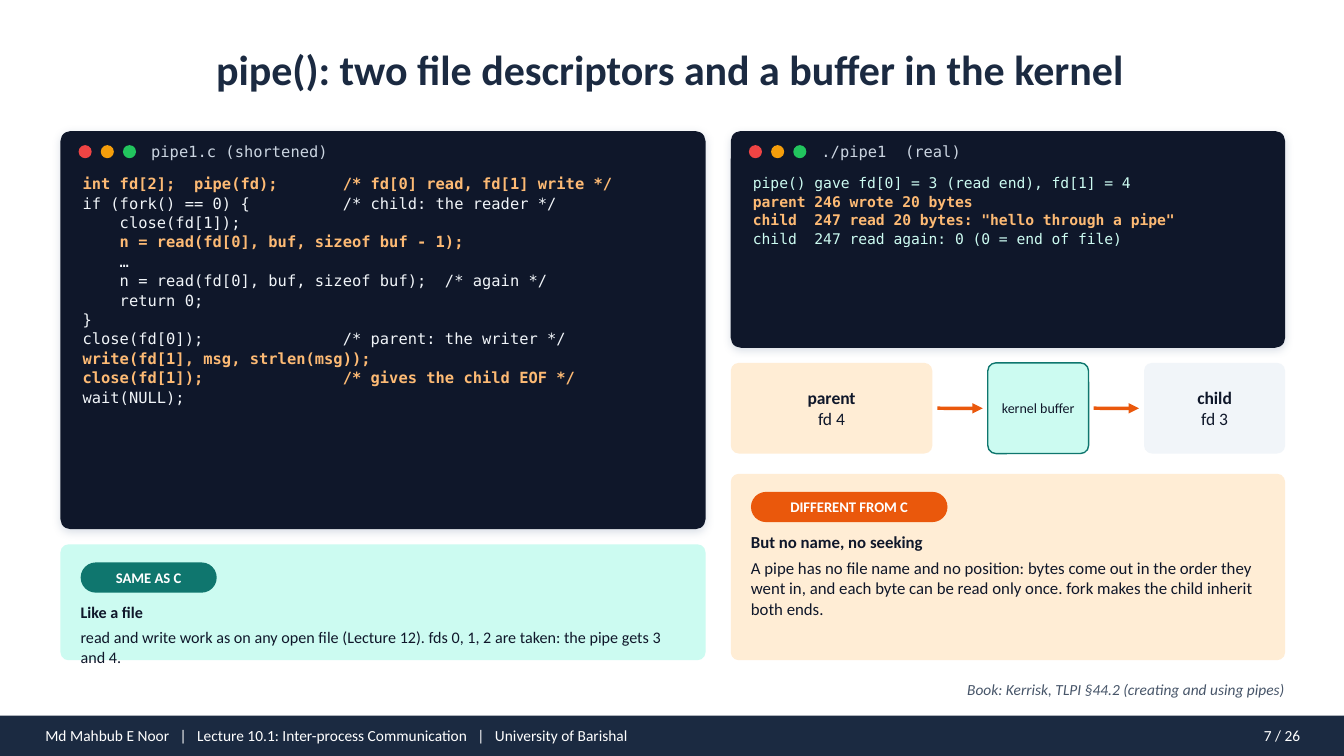
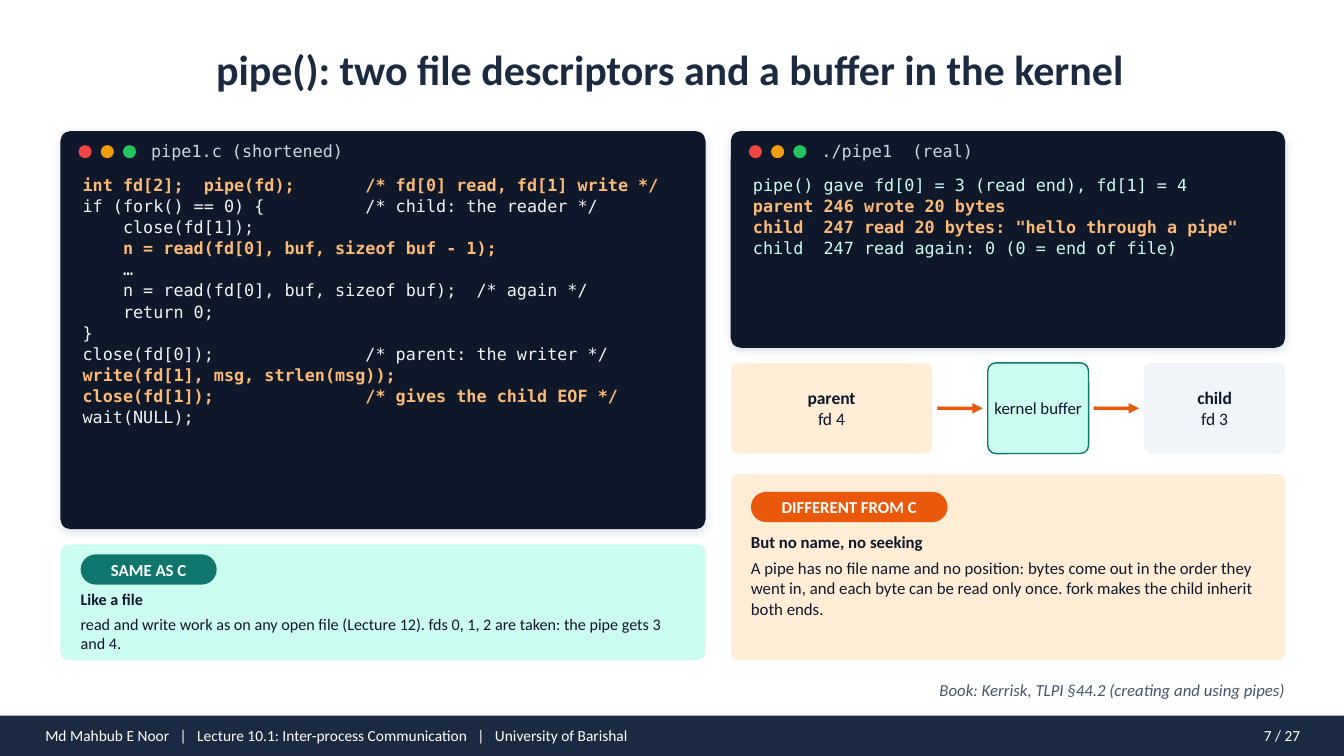
Before and after one commit to mahbubnoor/Introduction-to-system-programming, a slide deck: slide 7 of decks/lecture_10.1.pptx. Drawn at 1344x756 pixels with LibreOffice and Linux fonts; fonts in the diff are those of the drawing. Boxes give left, top, right and bottom in pixels: in the first picture for what was removed or moved away, otherwise in the second. Text is boxed around its words. In the diff, an @@ line names an element or a change of style, - is before the commit and + after.

```diff
--- a/decks/lecture_10.1.pptx
+++ b/decks/lecture_10.1.pptx
@@ text "kernel buffer" at (994,402,1081,414): size 10 to 12 pt @@
@@ size 10.5 to 12 pt in 3 elements at (753,178,1237,258), (782,502,917,513), (111,565,186,576) @@
@@ text "SAME AS C": place and size @@
-text "SAME AS C" at (116,573,182,583)
+text "SAME AS C" at (111,565,186,576)
@@ rounded rectangle: place and size @@
-rounded rectangle at (81,563,217,593)
+rounded rectangle at (81,555,217,585)
@@ text "Like a file" rewrapped from (81,606,661,646) to (81,593,661,649) @@
@@ size 11 to 12 pt in 4 elements at (151,144,343,161), (83,178,629,426), (821,144,973,161), (939,684,1285,699) @@
@@ text at (1264,731,1301,741): text changed @@
-7 / 26
+7 / 27
```
Also in this commit, not shown: 25 other slides changed, 1 slide added, 25 other files.
